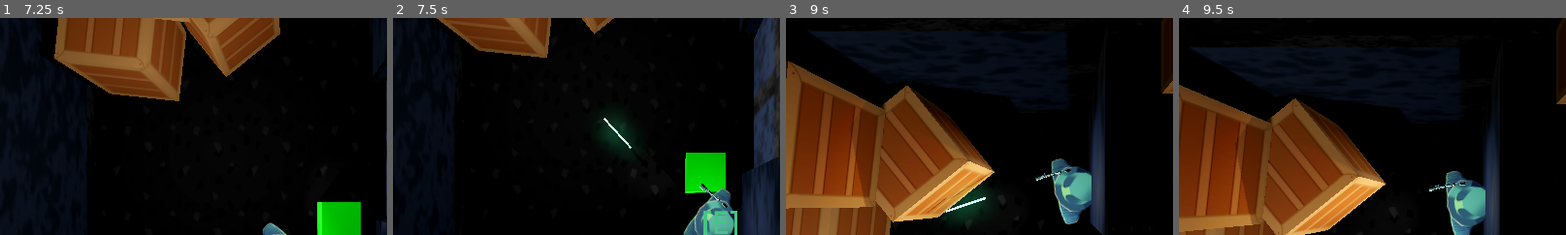
Above: before the commit, frames 1-4 (left to right).
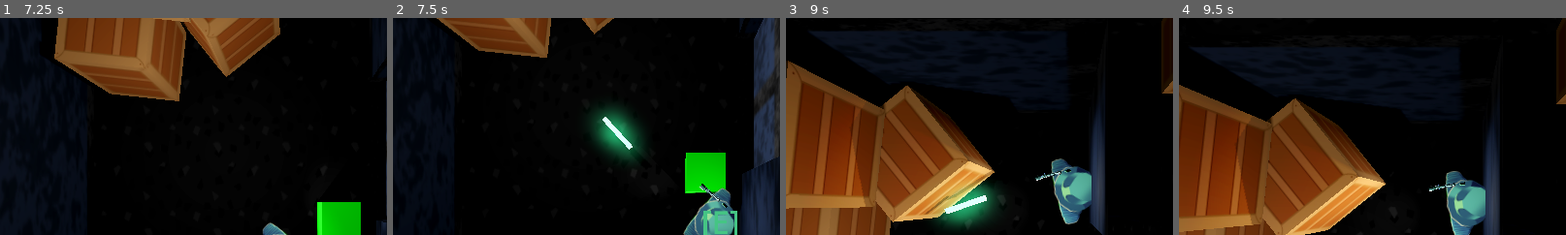
Above: after the commit, the same moments.

Repository: Evanator05/albertagamejam2023
Game: Godot game, scene res://Scenes/Title.tscn
Same seed, same stepped clock (60 frames per second), same inputs: the game is played once before the commit and once after it.
Inputs (mouse positions are % of the whole screen's width and height, from its top left):
- Up to frame 1 (7.25 s): click (74, 78) at 0.5 s; click "Kick Butt" at 1.25 s; tap Enter at 2, 3.5, 5 s; move the mouse to (72, 45) at 2.02 s; hold D (moveRight) 2.03-2.78 s; tap E (interact) every 1.5 s from 2.1 to 6.6 s; tap Space at 2.75, 4.25, 5.75 s; move the mouse to (30, 55) at 2.77 s; hold S (moveDown) 2.78-3.53 s; click (30, 55) at 2.85 s; move the mouse to (60, 28) at 3.52 s; hold D (moveRight) 3.53-4.28 s; move the mouse to (45, 70) at 4.27 s; hold W (moveUp) 4.28-5.03 s; click (45, 70) at 4.35 s; move the mouse to (80, 65) at 5.02 s; hold A (moveLeft) 5.03-6.53 s; move the mouse to (20, 35) at 5.77 s; click (20, 35) at 5.85 s; move the mouse to (55, 50) at 6.52 s; hold S (moveDown) from 6.53 s (still down)
- Up to frame 2 (7.5 s): move the mouse to (35, 25) at 7.27 s; release S (moveDown) at 7.28 s; hold D (moveRight) from 7.28 s (still down); click (35, 25) at 7.35 s
- Up to frame 3 (9 s): move the mouse to (72, 45) at 8.02 s; release D (moveRight) at 8.03 s; hold W (moveUp) 8.03-8.78 s; tap E (interact) at 8.1 s; move the mouse to (30, 55) at 8.77 s; hold D (moveRight) from 8.78 s (still down); click (30, 55) at 8.85 s
- Up to frame 4 (9.5 s): keep holding D (moveRight)
The pictures show only the part of the screen within x 13-63%, y 7-57%; the shares and areas given below are measured in that part.

Frame 1 is identical in both runs. In frame 2, 2.2% of the frame differs, in the area x 51-65%, y 41-66%; in frame 3, 2.4%, in the area x 35-55%, y 70-97%; in frame 4, nothing differs.

Commit message:
Added footsteps sfx

Diff:
--- a/Scenes/bullet.tscn
+++ b/Scenes/bullet.tscn
@@ -3,7 +3,7 @@
 [ext_resource type="Script" path="res://Scripts/Bullet.gd" id="1_ers7m"]
 
 [sub_resource type="BoxMesh" id="BoxMesh_vrqsf"]
-size = Vector3(0.05, 0.05, 1)
+size = Vector3(0.125, 0.125, 1)
 
 [sub_resource type="StandardMaterial3D" id="StandardMaterial3D_4bve4"]
 albedo_color = Color(0.709804, 0.956863, 0.717647, 1)
Not shown, added: Audio/Footstep SFX.wav.import
Not shown, added: Audio/Footstep SFX.wav
